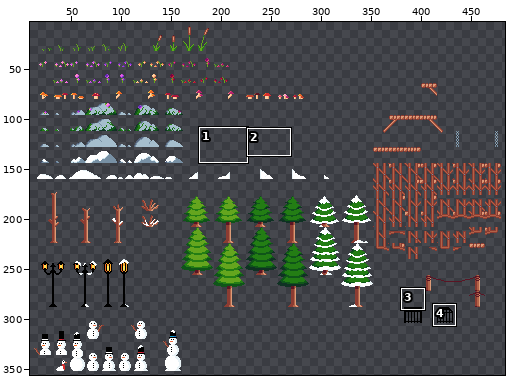
Sprite sheet, stored at Goose with a Scarf/sprites/sprTilesDeco16/e3e90a35-e177-4fa3-9686-92c172d5dfba.png. The first picture is a wide view before the edit; the outline marks the close-up.
Close-up. First the earlier version:
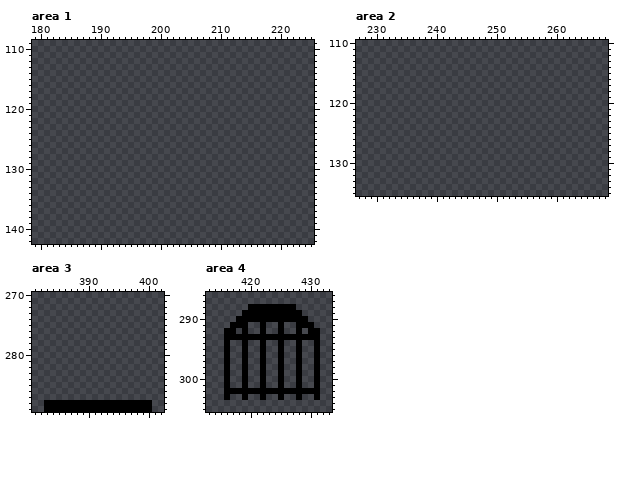
The file is 496x496 pixels. Shown: area 1: x 179..225, y 109..142; area 2: x 227..268, y 110..135; area 3: x 381..402, y 270..289; area 4: x 413..433, y 286..305. The wide view leaves out empty margins. The commit also changed other parts of the picture, which this record leaves out.
The result:
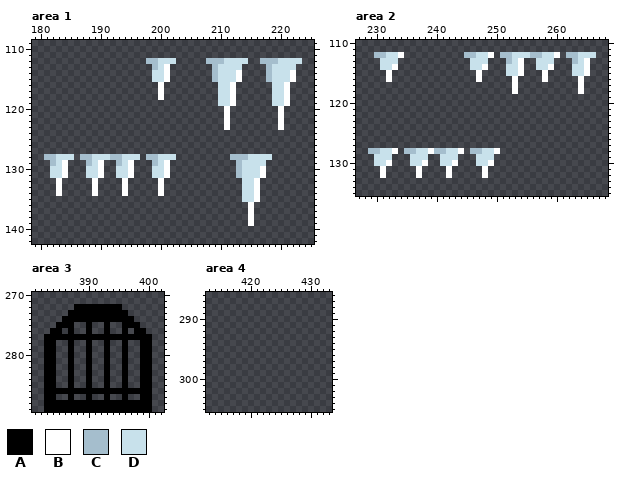
Palette (. is transparent): A #000000  B #ffffff  C #a5becd  D #c8e1eb
Diff:
Area 1:
The edit adds colour B in row 113 at x 201; in rows 114 to 115 at x 201, 213 and 222; in rows 116 to 118 at x 200, 212 and 221; in row 119 at x 212 and 221; in rows 120 to 123 at x 211 and 220; in row 129 at x 184, 190, 195 and 201.
The edit adds colour B in rows 130 to 131 at x 184, 190, 195, 201 and 217; in rows 132 to 134 at x 183, 189, 194, 200 and 216; in row 135 at x 216; in rows 136 to 139 at x 215.
The edit adds colour C in row 112 at x 198 to 199, 208 to 210 and 217 to 219; in row 113 at x 199, 209 and 218; in rows 114 to 115 at x 209 and 218; in row 128 at x 181 to 182, 187 to 188, 192 to 193, 198 to 199 and 212 to 214; in row 129 at x 182, 188, 193, 199 and 213; in rows 130 to 131 at x 213.
The edit adds colour D in row 112 at x 200 to 202, 211 to 214 and 220 to 223; in row 113 at x 200, 210 to 213 and 219 to 222; in rows 114 to 115 at x 199 to 200, 210 to 212 and 219 to 221; in rows 116 to 119 at x 210 to 211 and 219 to 220; in row 128 at x 183 to 185, 189 to 191, 194 to 196, 200 to 202 and 215 to 218; in row 129 at x 183, 189, 194, 200 and 214 to 217.
The edit adds colour D in rows 130 to 131 at x 182 to 183, 188 to 189, 193 to 194, 199 to 200 and 214 to 216; in rows 132 to 135 at x 214 to 215.
Area 2:
The edit adds colour B in row 112 at x 234, 249 and 260; in row 113 at x 254 and 265; in row 114 at x 233, 248, 254, 259 and 265; in row 115 at x 232, 247, 254, 258 and 265; in row 116 at x 232, 247, 253, 258 and 264; in rows 117 to 118 at x 253 and 264.
The edit adds colour B in row 128 at x 233, 239, 244 and 250; in row 130 at x 232, 238, 243 and 249; in rows 131 to 132 at x 231, 237, 242 and 248.
The edit adds colour C in row 112 at x 230 to 231, 245 to 246, 251 to 252, 256 to 257 and 262 to 263; in row 113 at x 252 and 263; in row 128 at x 229 to 230, 235 to 236, 240 to 241 and 246 to 247.
The edit adds colour D in row 112 at x 232 to 233, 247 to 248, 253 to 255, 258 to 259 and 264 to 266; in row 113 at x 231 to 233, 246 to 248, 253, 257 to 259 and 264; in row 114 at x 231 to 232, 246 to 247, 252 to 253, 257 to 258 and 263 to 264; in row 115 at x 252 to 253 and 263 to 264; in row 128 at x 231 to 232, 237 to 238, 242 to 243 and 248 to 249; in row 129 at x 230 to 232, 236 to 238, 241 to 243 and 247 to 249.
The edit adds colour D in row 130 at x 230 to 231, 236 to 237, 241 to 242 and 247 to 248.
Area 3:
The edit adds colour A in row 272 at x 388 to 395; in row 273 at x 387 to 396; in row 274 at x 386 to 397; in row 275 at x 385 to 387, 390, 393 and 396 to 398; in row 276 at x 384 to 385, 387, 390, 393, 396 and 398 to 399; in row 277 at x 383 to 400.
The edit adds colour A in rows 278 to 285 at x 383 to 384, 387, 390, 393, 396 and 399 to 400; in row 286 at x 383 to 400; in row 287 at x 383 to 384, 387, 390, 393, 396 and 399 to 400.
Area 4:
Colour A is gone in row 288 at x 420 to 427; in row 289 at x 419 to 428; in row 290 at x 418 to 429; in row 291 at x 417 to 419, 422, 425 and 428 to 430; in row 292 at x 416 to 417, 419, 422, 425, 428 and 430 to 431; in row 293 at x 416 to 431.
Colour A is gone in rows 294 to 301 at x 416, 419, 422, 425, 428 and 431; in row 302 at x 416 to 431; in row 303 at x 416, 419, 422, 425, 428 and 431.
